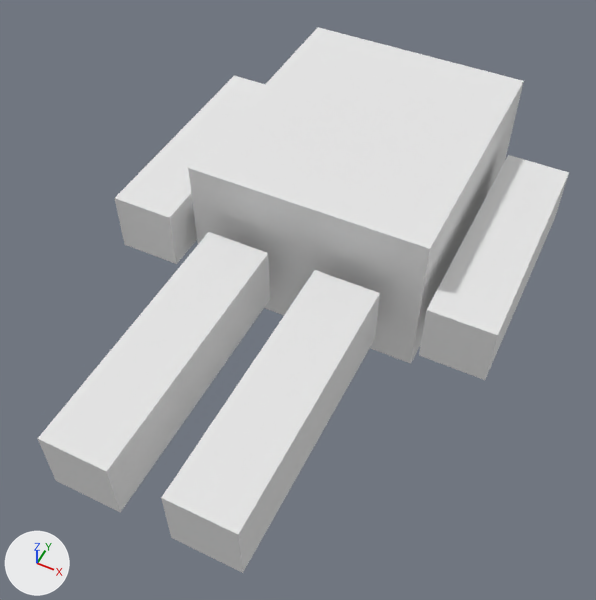
Before and after pictures for a commit that changed the Blender file blender/Body_Skelett_Textur.blend.
Camera for both pictures: a 50 mm camera at (0.305, -0.272, 0.718) aimed at (0.007, 0.322, -0.025). Every picture has the same lights, and +X, +Y and +Z are marked at lower left.
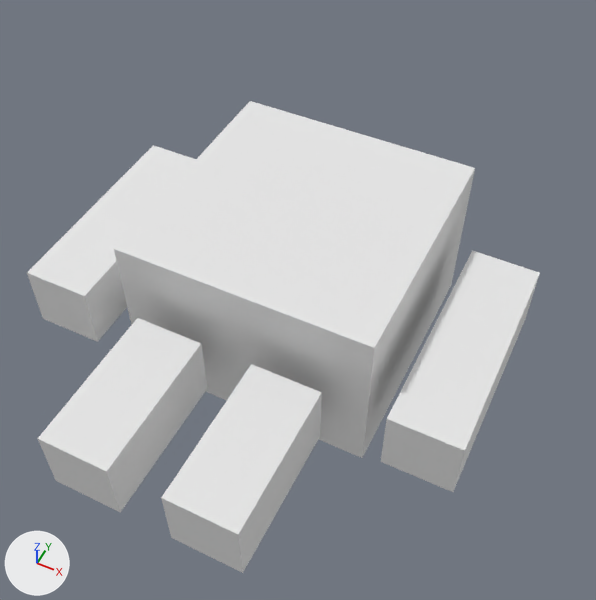
The change in detail:
me_cube has 40 vertices, 60 faces and spans x -0.245..0.245, y 0.0..0.7, z -0.1..0.1.
me_cube is used by ob_cube; location (0.0, 0.0, 0.0).
Before the commit, vertices of me_cube: 18 (-0.11, 0.32, -0.04), 19 (-0.11, 0.32, 0.04) at pixel (208, 231), 22 (-0.03, 0.32, -0.04) at pixel (270, 299), 23 (-0.03, 0.32, 0.04) at pixel (268, 253), 26 (0.03, 0.32, -0.04).
Before the commit, vertices of me_cube: 27 (0.03, 0.32, 0.04) at pixel (314, 269), 30 (0.11, 0.32, -0.04) at pixel (374, 338), 31 (0.11, 0.32, 0.04) at pixel (379, 293).
me_cube part 1: the loose piece of 8 vertices spanning x -0.245..-0.165, y 0.32..0.62, z -0.04..0.04 is scaled about its middle by (1, 0.867, 1), then moved by (-0.015, -0.17, 0.0).
me_cube part 2: the loose piece of 8 vertices spanning x 0.165..0.245, y 0.32..0.62, z -0.04..0.04 is scaled about its middle by (1, 0.867, 1), then moved by (0.015, -0.17, 0.0).
me_cube part 3: the loose piece of 8 vertices spanning x -0.15..0.15, y 0.35..0.7, z -0.1..0.1 is scaled about its middle by (1, 0.857, 1), then moved by (0.0, -0.175, 0.0).
Part 4, on me_cube:
Vertices 18, 19, 22, 23, 26, 27, 30, 31 of me_cube move by (0.0, -0.15, 0.0).

Boxes [x1, y1, x2, y2] around the edits, measured in the pictures (596 x 600 px; the box of a moved part takes in the faces that stretch with it):
'Cube', reshaped (14% shorter)
    before: [38, 27, 569, 573]
    after: [27, 101, 540, 573]
part 1 of me_cube, moved or reshaped
    before: [115, 76, 265, 264]
    after: [27, 145, 196, 342]
part 2 of me_cube, moved or reshaped
    before: [419, 155, 569, 380]
    after: [381, 250, 540, 492]
part 3 of me_cube, moved or reshaped
    before: [188, 27, 524, 364]
    after: [114, 101, 475, 458]
part 4 of me_cube, moved or reshaped
    before: [38, 232, 380, 572]
    after: [38, 318, 322, 572]
